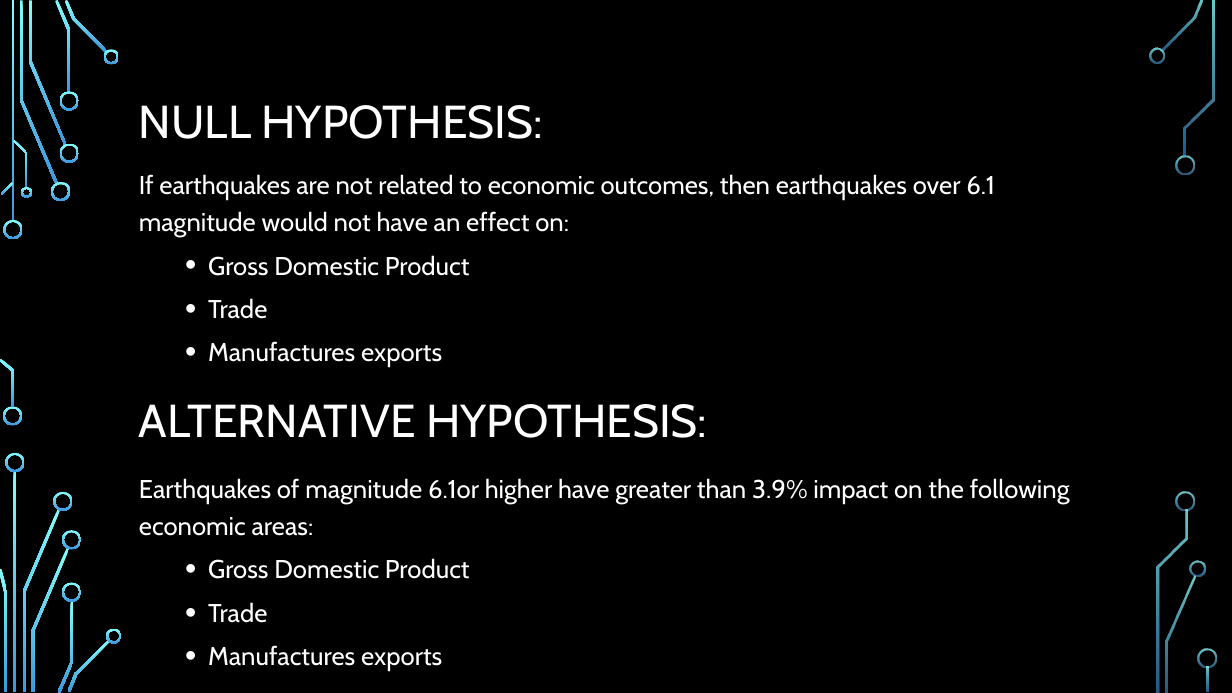
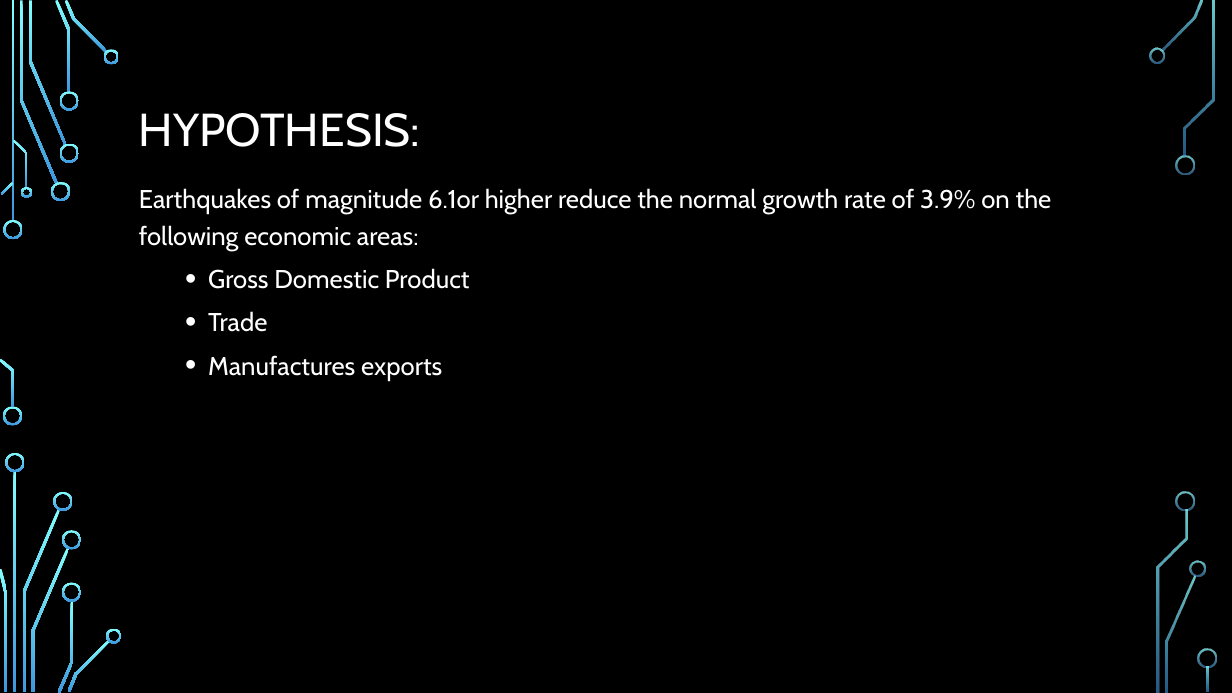
Before and after one commit to kennknisley/project-one-back, a slide deck: slide 3 of Iceland_presentation.pptx (slide 4 before the commit). Drawn at 1232x693 pixels with LibreOffice and Linux fonts; fonts in the diff are those of the drawing; background and template pictures are left out. Boxes give left, top, right and bottom in pixels: in the first picture for what was removed or moved away, otherwise in the second. Text is boxed around its words. In the diff, an @@ line names an element or a change of style, - is before the commit and + after.

```diff
--- a/Iceland_presentation.pptx
+++ b/Iceland_presentation.pptx
@@ title at bbox=[139, 113, 420, 147]: text changed @@
-ALTERNATIVE HYPOTHESIS:
+HYPOTHESIS:
@@ text removed at bbox=[139, 105, 543, 139] @@
-NULL HYPOTHESIS:
@@ text "Earthquakes of magnitude 6.1or higher ...": place and size @@
-text "Earthquakes of magnitude 6.1or higher ..." at bbox=[139, 478, 1070, 671]
+text "Earthquakes of magnitude 6.1or higher ..." at bbox=[139, 188, 1052, 380]
@@ text removed at bbox=[139, 174, 995, 319] @@
-If earthquakes are not related to economic outcomes, then earthquakes over 6.1 magnitude would not have an effect on:
-  • Gross Domestic Product
-  • Trade
-  • Manufactures exports
@@ text at bbox=[139, 188, 1052, 250]: text changed @@
-Earthquakes of magnitude 6.1or higher have greater than 3.9% impact on the following economic areas:
+Earthquakes of magnitude 6.1or higher reduce the normal growth rate of 3.9% on the following economic areas:
```
Also in this commit, not shown: 2 other slides changed, 7 slides added, 9 slides removed, 1 other file.
